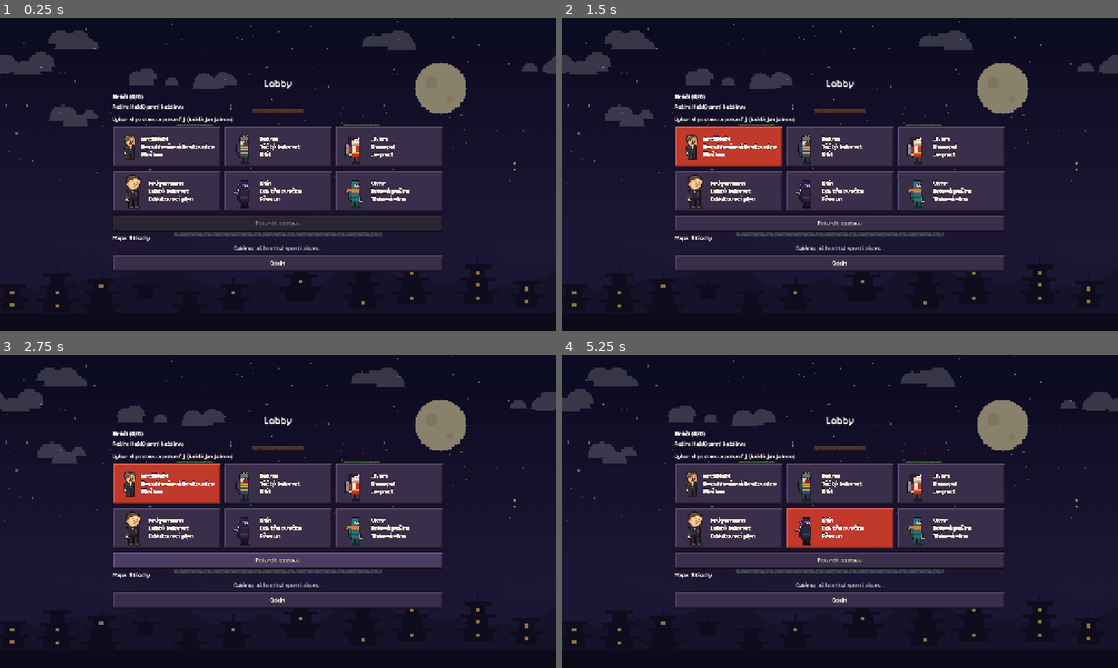
Above: before the commit, frames 1-4 (two rows, left to right).
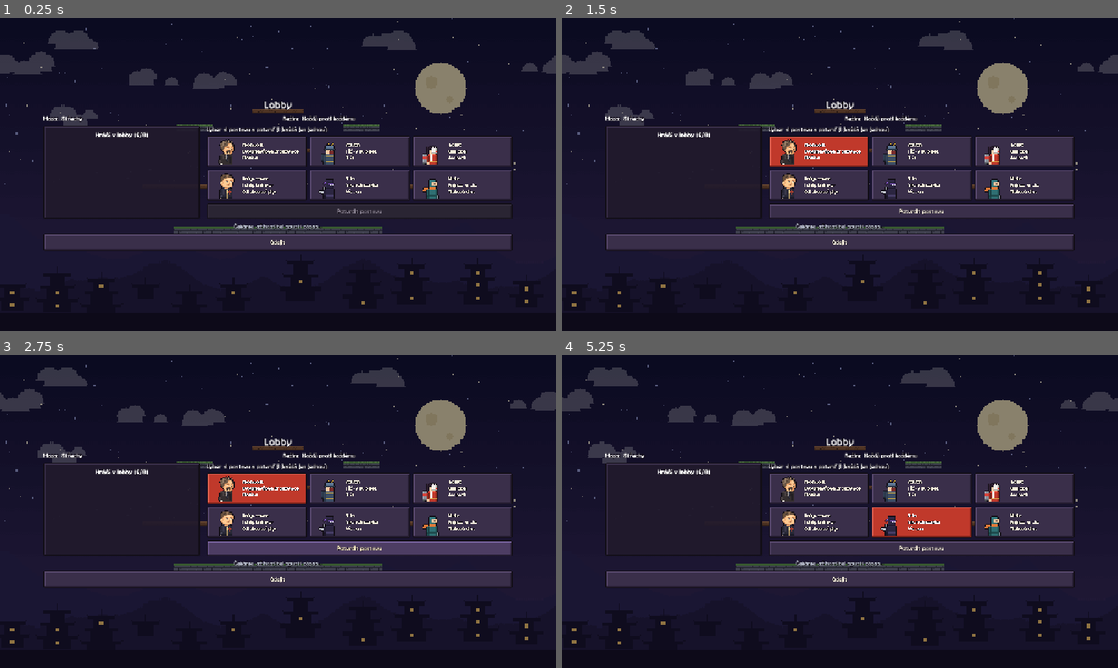
Above: after the commit, the same moments.

Repository: nejhorsiprogramatorsveta/Gun_game
Game: Godot game, scene res://src/ui/lobby.tscn
Same seed, same stepped clock (60 frames per second), same inputs: the game is played once before the commit and once after it. This scene is started directly instead of the project's main scene.
Inputs:
- Up to frame 1 (0.25 s): no input
- Up to frame 2 (1.5 s): click "Odejít" at 0.5 s; click "Architekt Dvouhlavňová brokov…" at 1.25 s
- Up to frame 3 (2.75 s): click "Potvrdit postavu" at 2 s
- Up to frame 4 (5.25 s): click "Balvan Těžký kulomet Štít" at 2.75 s; click "Jiskra Samopal Jetpack" at 3.5 s; click "Krügermann Lehký kulomet Odfu…" at 4.25 s; click "Stín Odstřelovačka Přesun" at 5 s

The runs differ from the first frame. In frame 1, 20% of the frame differs, in the area x 7-93%, y 19-82%; in frame 2, 24%; in frame 3, 25%; in frame 4, 25%.

Commit message:
feat: lobby fits 6 players on one screen, no controls button in the menu (0.2.16 step 5)
Map and mode side by side, team buttons below, a 'Players in the lobby
(x/6)' box with team-coloured names next to smaller character cards,
start and leave buttons in one row. The main menu loses the controls
help (the keys stay in Settings).

Co-Authored-By: Claude Opus 5.5 <noreply@anthropic.com>

Diff:
--- a/data/changelog.tres
+++ b/data/changelog.tres
@@ -9,7 +9,7 @@
 "version": "",
 "mechanics_keys": PackedStringArray("CHANGELOG_SIX_PLAYERS", "CHANGELOG_BALVAN_0216", "CHANGELOG_GAS_0216", "CHANGELOG_STIN_KNOCKBACK"),
 "fix_keys": PackedStringArray("CHANGELOG_TELEPORT_FIX"),
-"other_keys": PackedStringArray("CHANGELOG_SMALL_SCOREBOARD")
+"other_keys": PackedStringArray("CHANGELOG_LOBBY_0216", "CHANGELOG_SMALL_SCOREBOARD")
 }, {
 "build": 67,
 "version": "0.2.15",
--- a/localization/translations.csv
+++ b/localization/translations.csv
@@ -51,7 +51,7 @@
 MENU_NAME_PLACEHOLDER,Tvoje jméno
 MENU_CONNECTING,Připojuji se…
 LOBBY_TITLE,Lobby
-LOBBY_PLAYERS,Hráči ({count}/{max})
+LOBBY_PLAYERS,Hráči v lobby ({count}/{max})
 LOBBY_HOST_TAG,(hostitel)
 LOBBY_YOU_TAG,(ty)
 LOBBY_SHARE_TITLE,Pošli kamarádům jednu z adres:
@@ -240,25 +240,12 @@
 SETTINGS_OPEN_LOGS,Složka s logem
 SETTINGS_LOGS_HINT,"Log (last_game.log) obsahuje jen poslední online hru, starší se mažou samy. Po hraní ho pošli – pomůže najít příčinu lagů a problémů s připojením."
 SETTINGS_BACK,Zpět
-MENU_CONTROLS,Ovládání
 MENU_SETTINGS,Nastavení
-CONTROLS_TITLE,Ovládání
-CONTROLS_MOVE,Pohyb doleva | doprava: {keys}
-CONTROLS_JUMP,Skok (ve vzduchu ještě jednou = dvojskok): {keys}
-CONTROLS_DOWN,Seskok z dřevěné plošiny: {keys}
-CONTROLS_FIRE,Střelba (podržet): {keys}
-CONTROLS_ABILITY,Schopnost postavy (po smrti je hned znovu připravená): {keys}
-CONTROLS_AIM,Míření: myš (postava se dívá ke kurzoru)
-CONTROLS_RELOAD,"Přebití (1 s): samo po vystřílení zásobníku, dřív klávesou {keys}"
-CONTROLS_ESC,"Esc: odejít ze zápasu (hostitel ukončí zápas všem)"
-CONTROLS_F3,F3: zobrazí nebo skryje FPS a ping
-CONTROLS_REBIND_HINT,Klávesy změníš v Nastavení.
 CHANGELOG_SMOOTH_REMOTE,"Plynulejší pohyb ostatních hráčů: hra je přehrává podle času hostitele a sama si nastaví vyrovnávací zpoždění podle kvality spojení (na dobré síti kratší než dřív, na kolísavé Wi-Fi delší), takže při zpožděných paketech už postavy nezamrzají."
 CHANGELOG_NO_THROTTLE,"Opraveno: při výkyvu odezvy síťová knihovna sama zahazovala až polovinu aktualizací pro připojené hráče, takže se jim hra na několik sekund sekala."
 CHANGELOG_RECOIL_PREDICTION,"Vlastní postava při střelbě už neposkakuje: zpětný ráz, náboje i přebíjení se u připojeného hráče počítají hned, ne až po odpovědi hostitele."
 CHANGELOG_INPUT_BUFFER,"Hostitel si pro každého hráče nastaví zásobu vstupů podle kolísání jeho spojení, takže na Wi-Fi postava méně cuká."
 CHANGELOG_DIAG_029,"Diagnostika: přesné časy v logu, volná paměť počítače, vyrovnávací zpoždění a kolísání spojení pro každého hráče."
-CONTROLS_DAMAGE,"Procenta nad postavou: každý zásah je zvýší a čím víc procent, tím dál postava po zásahu odletí (100 % = největší odhoz). Po smrti začíná zase na 0 %."
 CHANGELOG_DAMAGE_PERCENT,"Procenta poškození: každý zásah přidá postavě procenta (podle zbraně, např. odstřelovačka 11 %, samopal 4 %) a čím víc jich má, tím víc ji další zásahy odhodí – na 100 % odletí dvaapůlkrát dál. Procenta jsou nad postavou (bílá → žlutá → červená) a po smrti se vynulují."
 CHANGELOG_LOWER_PING,"Výrazně nižší ping: hostitel zpracuje vstupy připojených hráčů hned, jak dorazí (dřív si držel zásobu), pakety se odesílají okamžitě, aktualizace chodí 60× za sekundu místo 30× a ping se měří už při příchodu odpovědi. Na zkušební síti klesl ping o ~60 ms."
 CHANGELOG_INSTANT_SHOTS,"Vlastní střely se ukážou hned po stisku, ne až po odpovědi hostitele, a když hostitel zpracuje více vstupů najednou, střely nelétají v hloučku."
@@ -280,5 +267,6 @@
 CHANGELOG_TELEPORT_FIX,"Stín: přesun (E) se vždy provede co nejdál ke kurzoru. Dřív se při míření i jen trochu do země nebo přes proskakovací plošinu či hráče nepřenesl, a když se E zmáčklo přesně v okamžiku konce cooldownu, hostitel ho občas vrátil zpět."
 CHANGELOG_SIX_PLAYERS,"Hra je až pro 6 hráčů. Režimy: každý proti každému, 2 týmy (až 3 v 3) nebo 3 týmy po 2 (červený, modrý a nový zelený tým – jeho tabulka je nahoře uprostřed). Všechny mapy mají spawny pro 6 hráčů a týmy začínají pohromadě."
 CHANGELOG_SMALL_SCOREBOARD,"Tabulka hráčů v režimu všichni proti všem je menší a nezakrývá tolik mapy."
+CHANGELOG_LOBBY_0216,"Nové rozvržení lobby: mapa a režim vedle sebe, hráči v rámečku „Hráči v lobby (x/6)“ v barvách týmů a menší karty postav – i se 6 hráči se vše vejde na obrazovku. Z hlavního menu zmizelo tlačítko Ovládání (klávesy najdeš v Nastavení)."
 CHANGELOG_GAS_DELAY,"Krügermannův plyn odfoukne až po 0,2 s v něm (rychlým skokem se dá proběhnout) a o něco slaběji. Odfouknutý hráč už navíc neuvidí, jak s ním obraz poskočí."
 CHANGELOG_HELL_MAP,"Nová mapa Peklo: jen proskakovací plošiny, nahoře dlouhý most a pod ním menší plošiny. Jakmile má někdo jen 3 životy, začne odspodu stoupat láva – kdo se jí dotkne, hned přijde o život. Zastaví se těsně pod horním mostem a hráči se pak oživují jen na něm."
--- a/src/ui/lobby.gd
+++ b/src/ui/lobby.gd
@@ -1,14 +1,20 @@
 extends Control
-## Lobby: who is connected, the character choice (cards with pixel-art previews; a click
-## selects, "Confirm" takes the character; each character once, PLAN.md T.2), the
-## game mode (host: free-for-all, 2 teams or 3 teams) with the team choice and, for the host, which
-## address to send to friends.
+## Lobby (fits 1280 x 720 with 6 players, user 2026-11-13): map (left) and game mode (right;
+## host: free-for-all, 2 teams or 3 teams) with the team buttons below, then the box
+## "Players in the lobby (x/6)" next to the character choice (small cards with pixel-art
+## previews; a click selects, "Confirm" takes the character; each character once, PLAN.md
+## T.2) and, for the host, which address to send to friends.
 ## The host starts the match; every peer then switches to the match scene.
 
 const MAIN_MENU_PATH := "res://src/ui/main_menu.tscn"
 const MATCH_PATH := "res://src/match/match.tscn"
 ## Mode picker texts by Session.team_count (Teams.MODES).
 const MODE_KEYS := {0: "LOBBY_MODE_FFA", 2: "LOBBY_MODE_TWO_TEAMS", 3: "LOBBY_MODE_THREE_TEAMS"}
+## Character cards: size and the upper body of the first idle frame shown at 2x.
+const CARD_SIZE := Vector2(0, 72)
+const CARD_FONT_SIZE := 14
+const CARD_PREVIEW_REGION := Rect2(0, 0, 32, 30)
+const PLAYER_FONT_SIZE := 16
 const ADDRESS_KIND_KEYS := {
 	&"tailscale": "LOBBY_ADDRESS_TAILSCALE",
 	&"lan": "LOBBY_ADDRESS_LAN",
@@ -24,6 +30,11 @@
 @onready var _start_button: Button = %StartButton
 @onready var _status_label: Label = %StatusLabel
 @onready var _arena_preview: ArenaPreview = %ArenaPreview
+@onready var _character_grid: GridContainer = %CharacterGrid
+@onready var _confirm_button: Button = %ConfirmButton
+@onready var _arena_row: HBoxContainer = %ArenaRow
+@onready var _mode_row: HBoxContainer = %ModeRow
+@onready var _team_row: HBoxContainer = %TeamRow
 
 ## character id -> its card button
 var _character_buttons: Dictionary[String, Button] = {}
@@ -31,14 +42,12 @@
 var _selected_character := ""
 ## Last character the host stored as confirmed for us (the selection follows it once).
 var _confirmed_character := ""
-var _confirm_button := Button.new()
 ## Host: arena picker; clients: read-only arena name.
 var _arena_option := OptionButton.new()
 var _arena_label := Label.new()
 ## Host: game mode picker; clients: read-only mode name. Team buttons only in team modes.
 var _mode_option := OptionButton.new()
 var _mode_label := Label.new()
-var _team_row := HBoxContainer.new()
 var _team_buttons: Array[Button] = []
 
 
@@ -76,13 +85,19 @@
 		elif character:
 			text += " – " + tr(character.name_key)
 		var team := int(Session.players[id].get("team", Teams.NONE))
-		if Session.team_count > 0 and Teams.is_valid(team):
-			text += " – " + tr(Teams.NAME_KEYS[team])
 		if id == 1:
 			text += " " + tr("LOBBY_HOST_TAG")
 		if id == multiplayer.get_unique_id():
 			text += " " + tr("LOBBY_YOU_TAG")
-		_player_list.add_child(_make_label(text))
+		var row := _make_label(text)
+		row.add_theme_font_size_override("font_size", PLAYER_FONT_SIZE)
+		row.text_overrun_behavior = TextServer.OVERRUN_TRIM_ELLIPSIS
+		row.clip_text = true
+		row.tooltip_text = text
+		row.mouse_filter = Control.MOUSE_FILTER_PASS
+		if Session.team_count > 0 and Teams.is_valid(team):  # the team shows as the name's colour
+			row.add_theme_color_override("font_color", Teams.color(team))
+		_player_list.add_child(row)
 	_refresh_character_cards()
 	_refresh_teams()
 	_start_button.disabled = not Session.can_start_match()
@@ -99,52 +114,37 @@
 
 
 func _build_character_cards() -> void:
-	var title := _make_label(tr("LOBBY_CHOOSE_CHARACTER"))
-	var grid := GridContainer.new()
-	grid.columns = 3
-	grid.add_theme_constant_override("h_separation", 8)
-	grid.add_theme_constant_override("v_separation", 6)
-	var column := _player_list.get_parent()
-	column.add_child(title)
-	column.add_child(grid)
-	column.move_child(title, _player_list.get_index() + 1)
-	column.move_child(grid, title.get_index() + 1)
-	grid.name = "CharacterGrid"
 	for id in ContentDB.character_ids():
 		var character := ContentDB.get_character(id)
 		var button := Button.new()
 		button.toggle_mode = true
 		button.auto_translate_mode = Node.AUTO_TRANSLATE_MODE_DISABLED
-		button.custom_minimum_size = Vector2(248, 96)
-		button.add_theme_font_size_override("font_size", 18)
+		button.custom_minimum_size = CARD_SIZE
+		button.size_flags_horizontal = Control.SIZE_EXPAND_FILL
+		button.add_theme_font_size_override("font_size", CARD_FONT_SIZE)
 		button.alignment = HORIZONTAL_ALIGNMENT_LEFT
-		if character.sprite_sheet:  # first idle frame, scaled up without blurring
+		button.clip_text = true
+		button.text_overrun_behavior = TextServer.OVERRUN_TRIM_ELLIPSIS
+		if character.sprite_sheet:  # upper body of the first idle frame, 2x without blurring
 			var preview := AtlasTexture.new()
 			preview.atlas = character.sprite_sheet
-			preview.region = Rect2(Vector2.ZERO, PlayerVisual.FRAME_SIZE)
+			preview.region = CARD_PREVIEW_REGION
 			button.icon = preview
 			button.expand_icon = true
-			button.add_theme_constant_override("icon_max_width", PlayerVisual.FRAME_SIZE.x * 2)
+			button.add_theme_constant_override("icon_max_width", int(CARD_PREVIEW_REGION.size.x * 2))
 			button.texture_filter = CanvasItem.TEXTURE_FILTER_NEAREST
 		button.pressed.connect(_on_character_pressed.bind(String(id)))
-		grid.add_child(button)
+		_character_grid.add_child(button)
 		_character_buttons[String(id)] = button
-	_confirm_button.text = "LOBBY_CONFIRM_CHARACTER"
-	_confirm_button.custom_minimum_size = Vector2(0, 40)
 	_confirm_button.pressed.connect(func() -> void: Session.get_node("CharacterChoice").choose(_selected_character))
-	column.add_child(_confirm_button)
-	column.move_child(_confirm_button, grid.get_index() + 1)
 
 
 func _build_arena_choice() -> void:
-	var row := HBoxContainer.new()
-	row.add_child(_make_label(tr("LOBBY_ARENA")))
+	_arena_row.add_child(_make_label(tr("LOBBY_ARENA")))
 	_arena_label.auto_translate_mode = Node.AUTO_TRANSLATE_MODE_DISABLED
-	row.add_child(_arena_label)
-	row.add_child(_arena_option)
-	var column := _player_list.get_parent()
-	column.add_child(row)
-	column.move_child(row, _confirm_button.get_index() + 1)
+	_arena_row.add_child(_arena_label)
+	_arena_option.size_flags_horizontal = Control.SIZE_EXPAND_FILL
+	_arena_row.add_child(_arena_option)
 	for id in ContentDB.arena_ids():
 		_arena_option.add_item(tr(ContentDB.arena_or_default(String(id)).name_key))
 		_arena_option.set_item_metadata(_arena_option.item_count - 1, String(id))
@@ -157,34 +157,28 @@
 
 
 func _build_mode_choice() -> void:
-	var row := HBoxContainer.new()
-	row.add_child(_make_label(tr("LOBBY_MODE")))
+	_mode_row.add_child(_make_label(tr("LOBBY_MODE")))
 	_mode_label.auto_translate_mode = Node.AUTO_TRANSLATE_MODE_DISABLED
-	row.add_child(_mode_label)
-	row.add_child(_mode_option)
+	_mode_row.add_child(_mode_label)
+	_mode_option.size_flags_horizontal = Control.SIZE_EXPAND_FILL
+	_mode_row.add_child(_mode_option)
 	for team_count in Teams.MODES:
 		_mode_option.add_item(tr(MODE_KEYS[team_count]))
 	_mode_option.visible = Session.is_host()
 	_mode_label.visible = not Session.is_host()
 	_mode_option.item_selected.connect(func(index: int) -> void:
 		Session.get_node("TeamChoice").set_team_count(Teams.MODES[index]))
-	var column := _player_list.get_parent()
-	column.add_child(row)
-	column.move_child(row, _player_list.get_index())
-	_team_row.add_theme_constant_override("separation", 8)
 	for team in Teams.MAX_COUNT:
 		var button := Button.new()
 		button.toggle_mode = true
 		button.auto_translate_mode = Node.AUTO_TRANSLATE_MODE_DISABLED
-		button.custom_minimum_size = Vector2(0, 40)
+		button.custom_minimum_size = Vector2(0, 36)
 		button.size_flags_horizontal = Control.SIZE_EXPAND_FILL
 		button.add_theme_color_override("font_color", Teams.color(team))
 		button.add_theme_color_override("font_pressed_color", Teams.color(team).lightened(0.4))
 		button.pressed.connect(_on_team_pressed.bind(team))
 		_team_row.add_child(button)
 		_team_buttons.append(button)
-	column.add_child(_team_row)
-	column.move_child(_team_row, row.get_index() + 1)
 	Session.get_node("TeamChoice").mode_changed.connect(_refresh_players)
 
 
--- a/src/ui/lobby.tscn
+++ b/src/ui/lobby.tscn
@@ -38,9 +38,9 @@
 size_flags_vertical = 3
 
 [node name="Column" type="VBoxContainer" parent="Scroll/Center"]
-custom_minimum_size = Vector2(760, 0)
+custom_minimum_size = Vector2(1080, 0)
 layout_mode = 2
-theme_override_constants/separation = 6
+theme_override_constants/separation = 8
 
 [node name="Title" type="Label" parent="Scroll/Center/Column"]
 layout_mode = 2
@@ -48,20 +48,79 @@
 text = "LOBBY_TITLE"
 horizontal_alignment = 1
 
-[node name="PlayersTitle" type="Label" parent="Scroll/Center/Column"]
+[node name="SettingsRow" type="HBoxContainer" parent="Scroll/Center/Column"]
+layout_mode = 2
+theme_override_constants/separation = 24
+
+[node name="ArenaRow" type="HBoxContainer" parent="Scroll/Center/Column/SettingsRow"]
+unique_name_in_owner = true
+layout_mode = 2
+size_flags_horizontal = 3
+theme_override_constants/separation = 8
+
+[node name="ModeRow" type="HBoxContainer" parent="Scroll/Center/Column/SettingsRow"]
+unique_name_in_owner = true
+layout_mode = 2
+size_flags_horizontal = 3
+theme_override_constants/separation = 8
+
+[node name="TeamRow" type="HBoxContainer" parent="Scroll/Center/Column"]
+unique_name_in_owner = true
+layout_mode = 2
+theme_override_constants/separation = 8
+
+[node name="Middle" type="HBoxContainer" parent="Scroll/Center/Column"]
+layout_mode = 2
+theme_override_constants/separation = 16
+
+[node name="PlayersPanel" type="PanelContainer" parent="Scroll/Center/Column/Middle"]
+custom_minimum_size = Vector2(360, 0)
+layout_mode = 2
+
+[node name="PlayersBox" type="VBoxContainer" parent="Scroll/Center/Column/Middle/PlayersPanel"]
+layout_mode = 2
+theme_override_constants/separation = 4
+
+[node name="PlayersTitle" type="Label" parent="Scroll/Center/Column/Middle/PlayersPanel/PlayersBox"]
 unique_name_in_owner = true
 auto_translate_mode = 2
 layout_mode = 2
 theme_override_font_sizes/font_size = 18
+horizontal_alignment = 1
 
-[node name="PlayerList" type="VBoxContainer" parent="Scroll/Center/Column"]
+[node name="PlayerList" type="VBoxContainer" parent="Scroll/Center/Column/Middle/PlayersPanel/PlayersBox"]
 unique_name_in_owner = true
+layout_mode = 2
+theme_override_constants/separation = 2
+
+[node name="CharacterColumn" type="VBoxContainer" parent="Scroll/Center/Column/Middle"]
+unique_name_in_owner = true
+layout_mode = 2
+size_flags_horizontal = 3
+theme_override_constants/separation = 6
+
+[node name="CharacterTitle" type="Label" parent="Scroll/Center/Column/Middle/CharacterColumn"]
+layout_mode = 2
+theme_override_font_sizes/font_size = 16
+text = "LOBBY_CHOOSE_CHARACTER"
+
+[node name="CharacterGrid" type="GridContainer" parent="Scroll/Center/Column/Middle/CharacterColumn"]
+unique_name_in_owner = true
+layout_mode = 2
+theme_override_constants/h_separation = 6
+theme_override_constants/v_separation = 6
+columns = 3
+
+[node name="ConfirmButton" type="Button" parent="Scroll/Center/Column/Middle/CharacterColumn"]
+unique_name_in_owner = true
+auto_translate_mode = 2
+custom_minimum_size = Vector2(0, 36)
 layout_mode = 2
 
 [node name="ShareSection" type="VBoxContainer" parent="Scroll/Center/Column"]
 unique_name_in_owner = true
 layout_mode = 2
-theme_override_constants/separation = 4
+theme_override_constants/separation = 2
 
 [node name="ShareTitle" type="Label" parent="Scroll/Center/Column/ShareSection"]
 layout_mode = 2
@@ -83,14 +142,14 @@
 [node name="InternetHint" type="Label" parent="Scroll/Center/Column/ShareSection"]
 unique_name_in_owner = true
 auto_translate_mode = 2
-custom_minimum_size = Vector2(760, 0)
+custom_minimum_size = Vector2(1080, 0)
 layout_mode = 2
 theme_override_colors/font_color = Color(0.7, 0.72, 0.78, 1)
 theme_override_font_sizes/font_size = 14
 autowrap_mode = 3
 
 [node name="SafetyHint" type="Label" parent="Scroll/Center/Column/ShareSection"]
-custom_minimum_size = Vector2(760, 0)
+custom_minimum_size = Vector2(1080, 0)
 layout_mode = 2
 theme_override_colors/font_color = Color(0.7, 0.72, 0.78, 1)
 theme_override_font_sizes/font_size = 14
@@ -104,14 +163,20 @@
 theme_override_colors/font_color = Color(0.7, 0.72, 0.78, 1)
 horizontal_alignment = 1
 
-[node name="StartButton" type="Button" parent="Scroll/Center/Column"]
+[node name="ButtonRow" type="HBoxContainer" parent="Scroll/Center/Column"]
+layout_mode = 2
+theme_override_constants/separation = 16
+
+[node name="StartButton" type="Button" parent="Scroll/Center/Column/ButtonRow"]
 unique_name_in_owner = true
 custom_minimum_size = Vector2(0, 40)
 layout_mode = 2
+size_flags_horizontal = 3
 text = "LOBBY_START"
 
-[node name="LeaveButton" type="Button" parent="Scroll/Center/Column"]
+[node name="LeaveButton" type="Button" parent="Scroll/Center/Column/ButtonRow"]
 unique_name_in_owner = true
 custom_minimum_size = Vector2(0, 40)
 layout_mode = 2
+size_flags_horizontal = 3
 text = "LOBBY_LEAVE"
--- a/src/ui/main_menu.gd
+++ b/src/ui/main_menu.gd
@@ -16,7 +16,6 @@
 @onready var _host_button: Button = %HostButton
 @onready var _join_button: Button = %JoinButton
 @onready var _changelog_button: Button = %ChangelogButton
-@onready var _controls_button: Button = %ControlsButton
 @onready var _settings_button: Button = %SettingsButton
 @onready var _quit_button: Button = %QuitButton
 @onready var _changelog_dialog: AcceptDialog = %ChangelogDialog
@@ -50,7 +49,6 @@
 	_join_button.pressed.connect(_on_join_pressed)
 	_address_edit.text_submitted.connect(func(_text: String) -> void: _on_join_pressed())
 	_changelog_button.pressed.connect(_on_changelog_pressed)
-	_controls_button.pressed.connect(_on_controls_pressed)
 	_settings_button.pressed.connect(func() -> void:
 		_remember_inputs()
 		get_tree().change_scene_to_file(SETTINGS_PATH))
@@ -71,7 +69,7 @@
 	_show_text_dialog()
 
 
-## The shared text dialog (changelog, controls help).
+## The text dialog (changelog).
 func _show_text_dialog() -> void:
 	_changelog_text.scroll_to_line(0)
 	# Scrolling text does not contribute a useful minimum size to AcceptDialog.
@@ -79,23 +77,6 @@
 	_changelog_dialog.min_size = Vector2i(clampi(available_size.x, 280, 840), clampi(available_size.y, 180, 560))
 	_changelog_dialog.popup_centered_clamped(_changelog_dialog.min_size, 0.9)
 	_changelog_text.grab_focus()
-
-
-## Controls help with the current (possibly rebound) keys; rebinding is in Settings.
-func _on_controls_pressed() -> void:
-	var lines: PackedStringArray = []
-	for spec: Array in [["CONTROLS_MOVE", [&"move_left", &"move_right"]], ["CONTROLS_JUMP", [&"jump"]],
-			["CONTROLS_DOWN", [&"down"]], ["CONTROLS_FIRE", [&"fire"]], ["CONTROLS_RELOAD", [&"reload"]],
-			["CONTROLS_ABILITY", [&"ability"]]]:
-		var keys: PackedStringArray = []
-		for action: StringName in spec[1]:
-			keys.append(KeyBindings.action_text(action))
-		lines.append(tr(spec[0]).format({"keys": "  |  ".join(keys)}))
-	lines.append_array([tr("CONTROLS_AIM"), tr("CONTROLS_DAMAGE"), tr("CONTROLS_ESC"), tr("CONTROLS_F3"), "",
-			tr("CONTROLS_REBIND_HINT")])
-	_changelog_dialog.title = tr("CONTROLS_TITLE")
-	_changelog_text.text = "\n".join(lines)
-	_show_text_dialog()
 
 
 func _on_changelog_visibility_changed() -> void:
--- a/src/ui/main_menu.tscn
+++ b/src/ui/main_menu.tscn
@@ -94,13 +94,6 @@
 
 [node name="ExtraRow" type="HBoxContainer" parent="Center/Column"]
 layout_mode = 2
-
-[node name="ControlsButton" type="Button" parent="Center/Column/ExtraRow"]
-unique_name_in_owner = true
-custom_minimum_size = Vector2(0, 48)
-layout_mode = 2
-size_flags_horizontal = 3
-text = "MENU_CONTROLS"
 
 [node name="SettingsButton" type="Button" parent="Center/Column/ExtraRow"]
 unique_name_in_owner = true
Not shown, changed: CLAUDE.md
Not shown, changed: docs/ARCHITECTURE.md
Not shown, changed: docs/PLAYTEST.md
Not shown, changed: docs/PROGRESS.md
